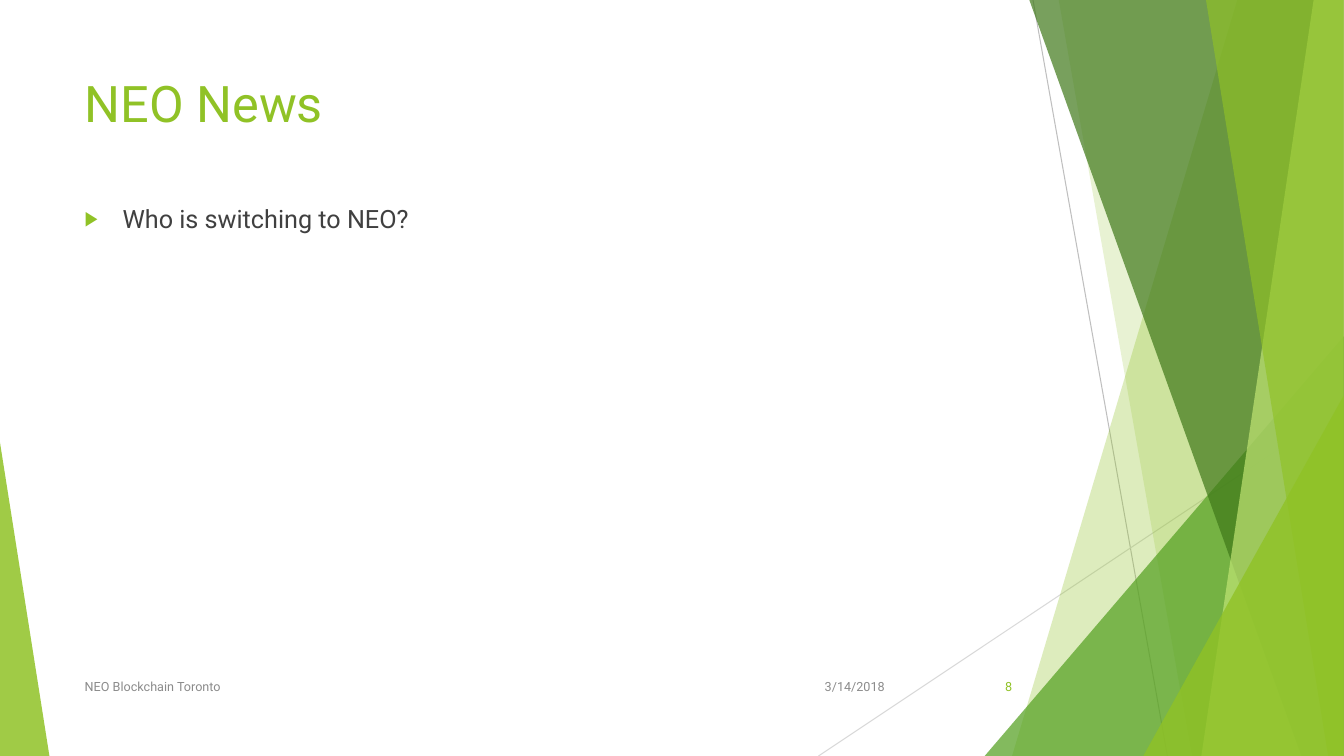
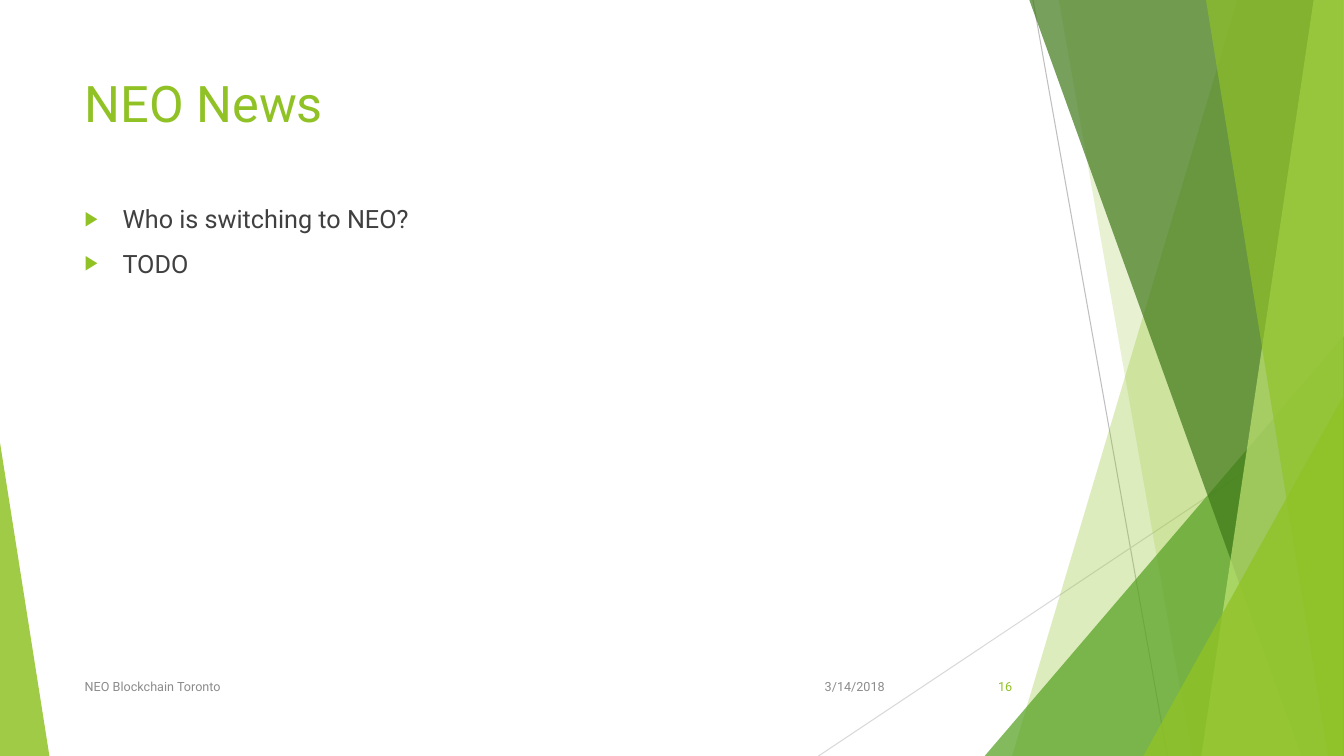
Before and after one commit to mwherman2000/neo-windocs, a slide deck: slide 16 of events/2018-neo-blockchain-toronto/NEO Blockchain-Toronto-20180314 Meetup.pptx (slide 8 before the commit). Drawn at 1344x756 pixels with LibreOffice and Linux fonts; fonts in the diff are those of the drawing. Boxes give left, top, right and bottom in pixels: in the first picture for what was removed or moved away, otherwise in the second. Text is boxed around its words. In the diff, an @@ line names an element or a change of style, - is before the commit and + after.

```diff
--- a/events/2018-neo-blockchain-toronto/NEO Blockchain-Toronto-20180314 Meetup.pptx
+++ b/events/2018-neo-blockchain-toronto/NEO Blockchain-Toronto-20180314 Meetup.pptx
@@ text at bbox=[123, 255, 189, 274]: paragraph added @@
+▶ TODO
@@ page number at bbox=[998, 682, 1012, 691]: text changed @@
-8
+16
```
Also in this commit, not shown: 1 other slide changed, 9 slides added, 1 slide removed.
